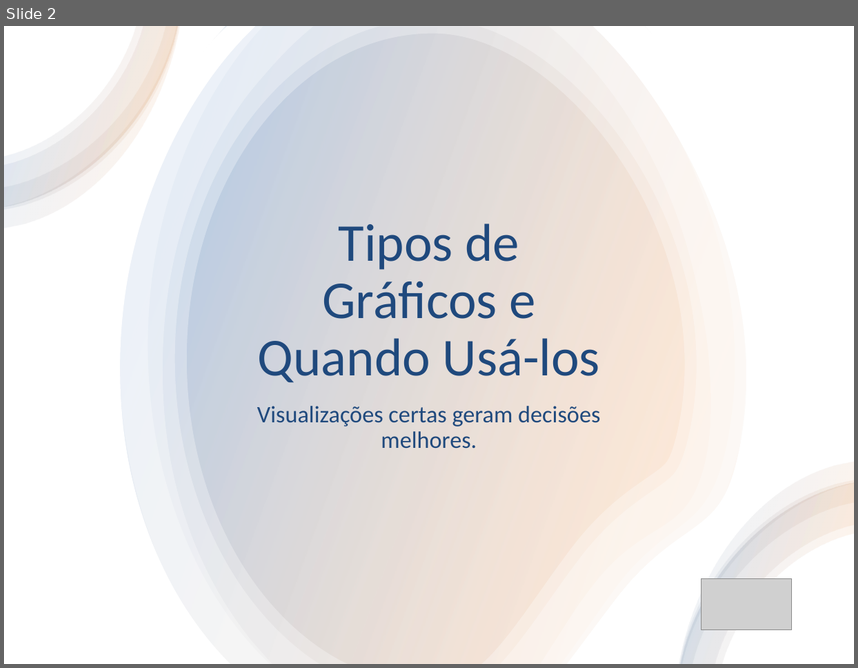
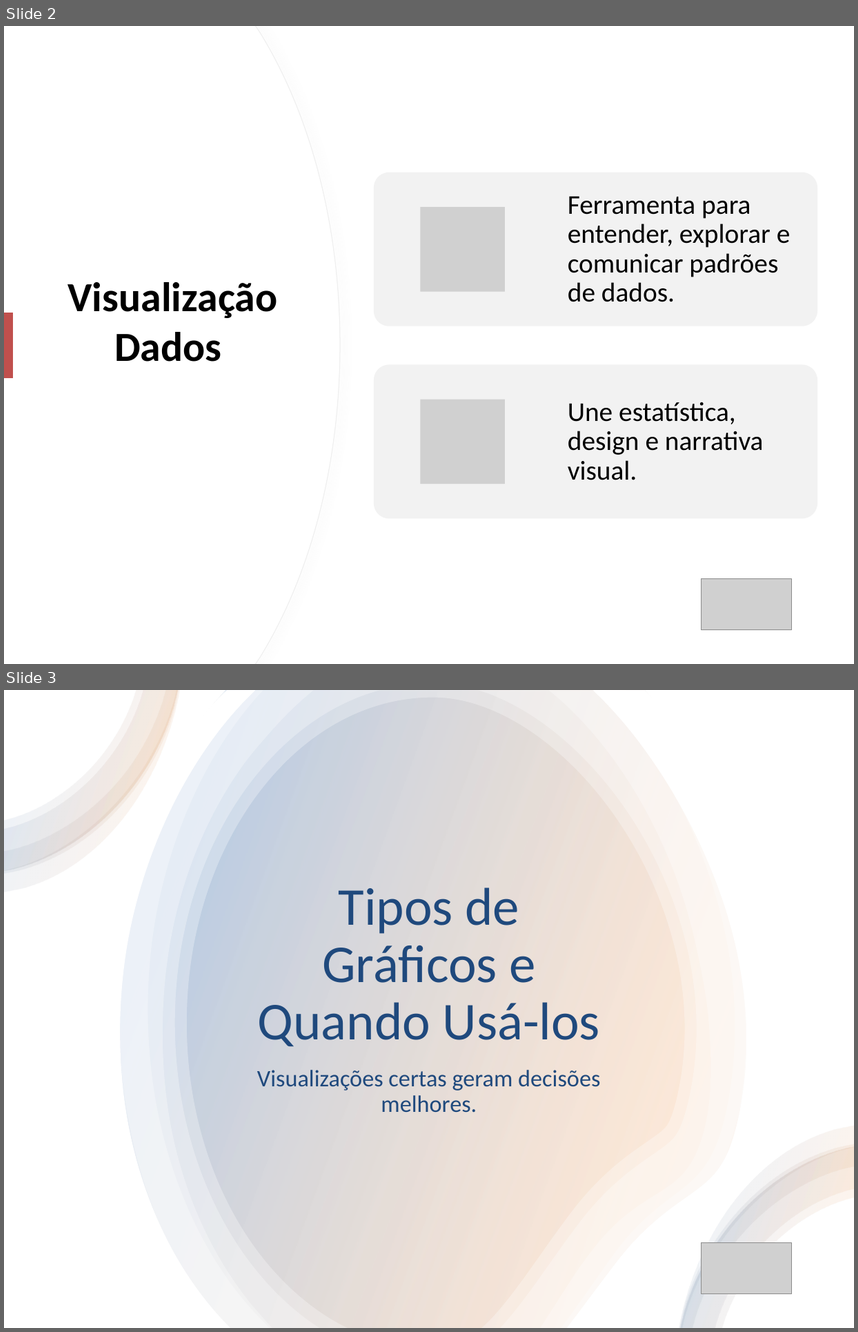
Before and after one commit to santoshenrique2021/cesar_vaga_professor, a slide deck: aula_visualizacao_aplicada_FINAL.pptx. Shown one above the other, each under a label of ours: slide 2 before the commit, slides 2 and 3 after it. The pictures are 858x668 and 858x1332 pixels, drawn with LibreOffice and Linux fonts; fonts in the diff are those of the drawing; grey boxes stand for pictures. Boxes give left, top, right and bottom in pixels: in the first picture for what was removed or moved away, otherwise in the second. Text is boxed around its words. In the diff, an @@ line names an element or a change of style, - is before the commit and + after.

Commit message:
Ajuste da apresentação
Adição de alguns pontos (slides e ideias) para melhor a aula.

```diff
--- a/aula_visualizacao_aplicada_FINAL.pptx
+++ b/aula_visualizacao_aplicada_FINAL.pptx
@@ slide 2 added at (4, 26, 854, 664), background #FFFFFF @@
@@ freeform shape added at (4, 26, 340, 664), fill #FFFFFF, outline #EFEFEF 0.75 pt @@
@@ freeform shape added at (4, 26, 340, 664), fill #FFFFFF @@
@@ title added at (68, 282, 278, 361), 35 pt, text #000000, bold @@
+Visualização Dados
@@ rectangle added at (4, 312, 12, 378), fill #C0504D @@
@@ group added at (374, 172, 818, 518): 2 rounded rectangles, 2 pictures, 2 texts @@
+Ferramenta para entender, explorar e comunicar padrões de dados.
+Une estatística, design e narrativa visual.
@@ picture added at (701, 579, 792, 630) @@
@@ what was slide 2 is now slide 3 @@
```
Also in this commit, not shown: 8 slides changed, 1 other slide added, 1 other file.
